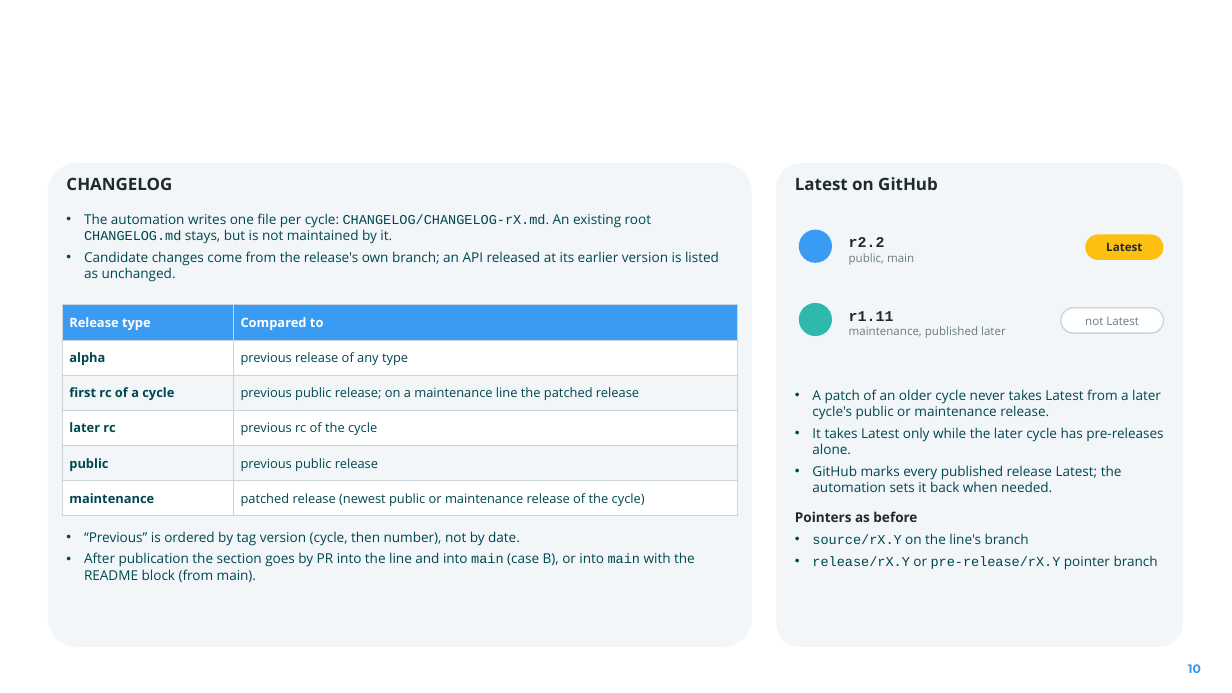
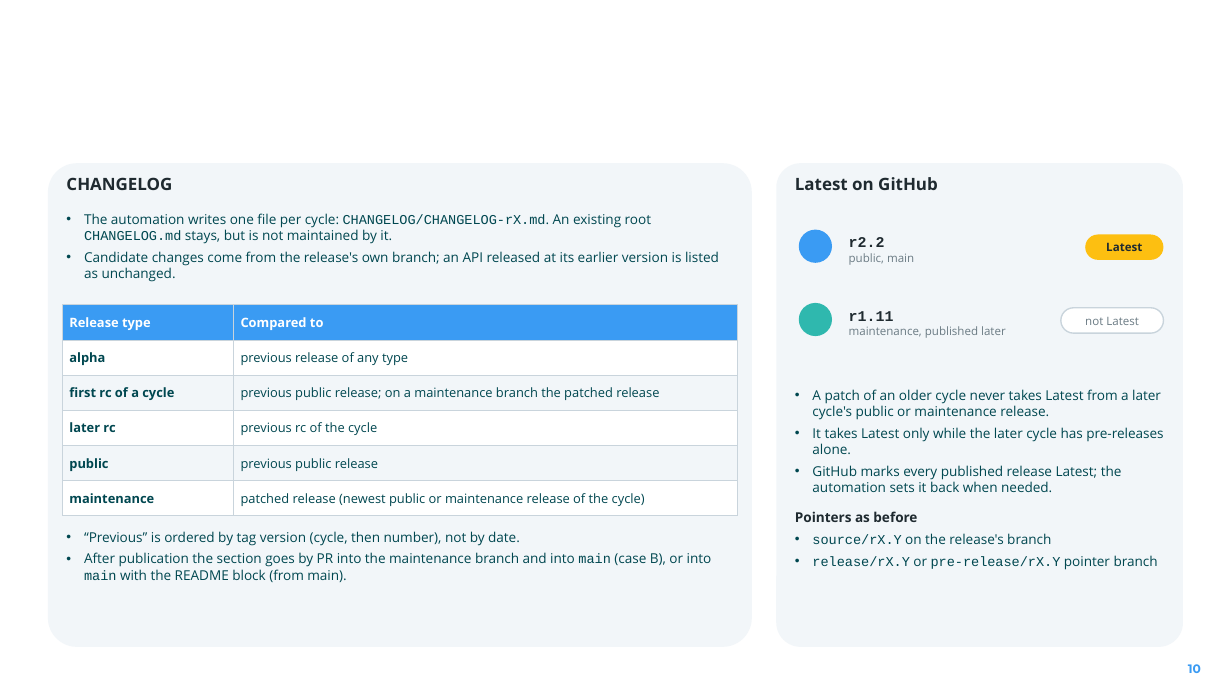
Before and after one commit to camaraproject/ReleaseManagement, a slide deck: slide 10 of documentation/SupportingDocuments/2026-10-27_CAMARA_Release_Process_Refactor_Update.pptx. Drawn at 1232x693 pixels with LibreOffice and Linux fonts; fonts in the diff are those of the drawing; background and template pictures are left out. Boxes give left, top, right and bottom in pixels: in the first picture for what was removed or moved away, otherwise in the second. Text is boxed around its words. In the diff, an @@ line names an element or a change of style, - is before the commit and + after.

```diff
--- a/documentation/SupportingDocuments/2026-10-27_CAMARA_Release_Process_Refactor_Update.pptx
+++ b/documentation/SupportingDocuments/2026-10-27_CAMARA_Release_Process_Refactor_Update.pptx
@@ table at (x1=63, y1=305, x2=737, y2=516) @@
-row 3, column 2: previous public release; on a maintenance line the patched release
+row 3, column 2: previous public release; on a maintenance branch the patched release
@@ text at (x1=812, y1=533, x2=1051, y2=544): text changed @@
-• source/rX.Y on the line's branch
+• source/rX.Y on the release's branch
@@ text at (x1=84, y1=552, x2=712, y2=582): text changed @@
-• After publication the section goes by PR into the line and into main (case B), or into main with the README block (from main).
+• After publication the section goes by PR into the maintenance branch and into main (case B), or into main with the README block (from main).
```
Also in this commit, not shown: 12 other slides changed, 1 other file.
